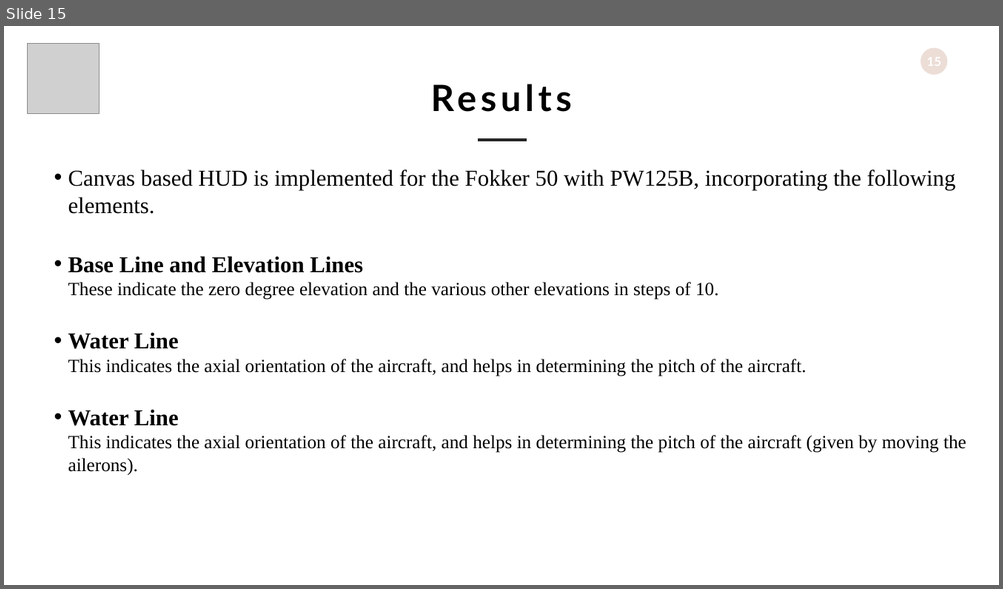
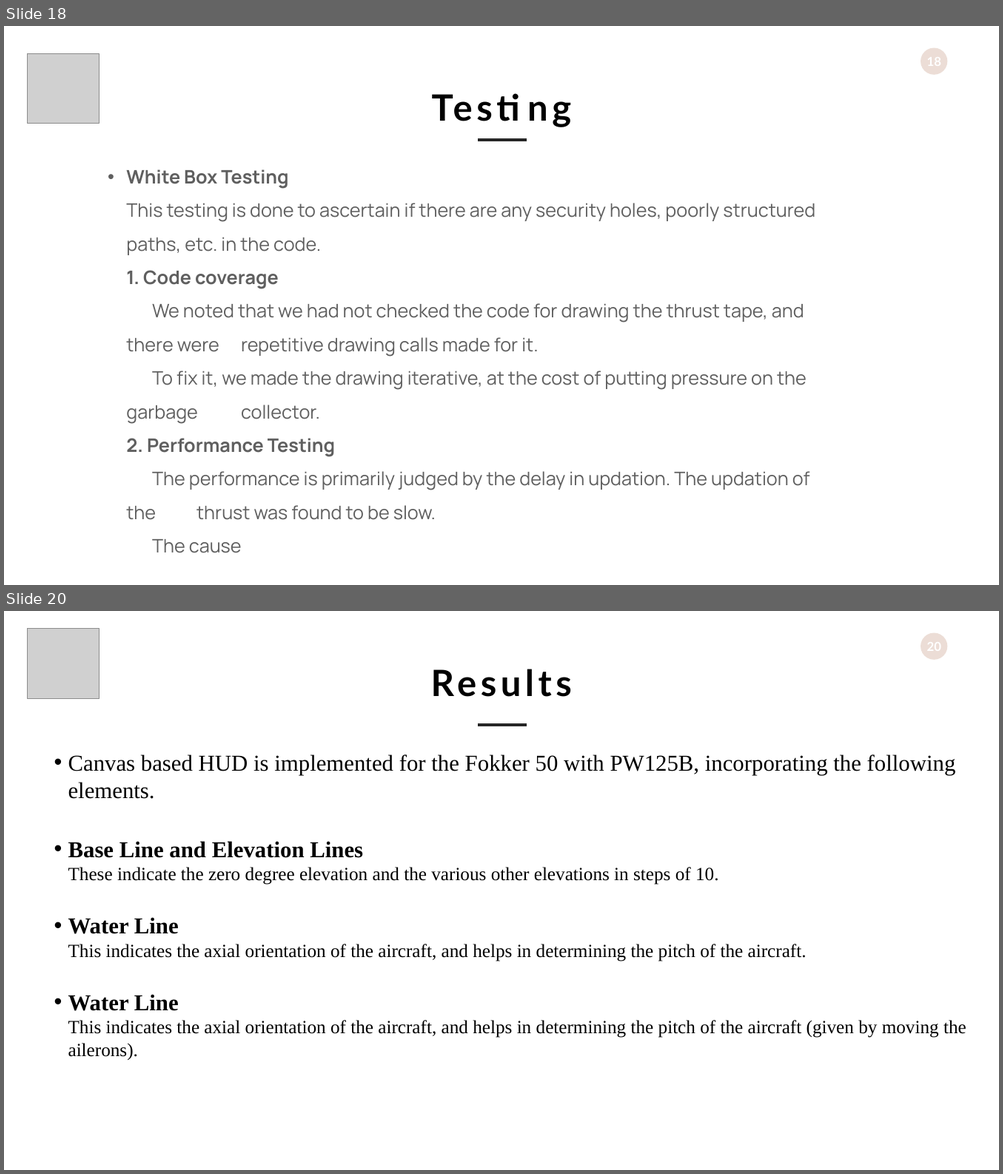
Before and after one commit to benkenobi007/CHIS-Documents, a slide deck: SE Lab/OS-FG.pptx. Shown one above the other, each under a label of ours: slide 15 before the commit, slides 18 and 20 after it; the slides between them are not shown. The pictures are 1003x589 and 1003x1174 pixels, drawn with LibreOffice and Linux fonts; fonts in the diff are those of the drawing; grey boxes stand for pictures. Boxes give left, top, right and bottom in pixels: in the first picture for what was removed or moved away, otherwise in the second. Text is boxed around its words. In the diff, an @@ line names an element or a change of style, - is before the commit and + after.

```diff
--- a/SE Lab/OS-FG.pptx
+++ b/SE Lab/OS-FG.pptx
@@ slide 18 added at (4, 26, 999, 585), background #FFFFFF; not listed: 1 template element that a slide beside it also shows @@
@@ picture added at (27, 53, 99, 124) @@
@@ text added at (421, 83, 581, 131), 70 pt, text #000000, bold @@
+Testing
@@ line added from (478, 140) to (526, 140), #262626 4.5 pt @@
@@ text added at (126, 170, 815, 554), 36 pt, text #5F5F5F @@
+• White Box Testing
+  This testing is done to ascertain if there are any security holes, poorly structured paths, etc. in the code.
+  1. Code coverage
+  We noted that we had not checked the code for drawing the thrust tape, and there were repetitive drawing calls made for it.
+  To fix it, we made the drawing iterative, at the cost of putting pressure on the garbage collector.
+  2. Performance Testing
+  The performance is primarily judged by the delay in updation. The updation of the thrust was found to be slow.
+  The cause
@@ what was slide 15 is now slide 20 @@
```
Also in this commit, not shown: 2 slides changed, 4 other slides added.
